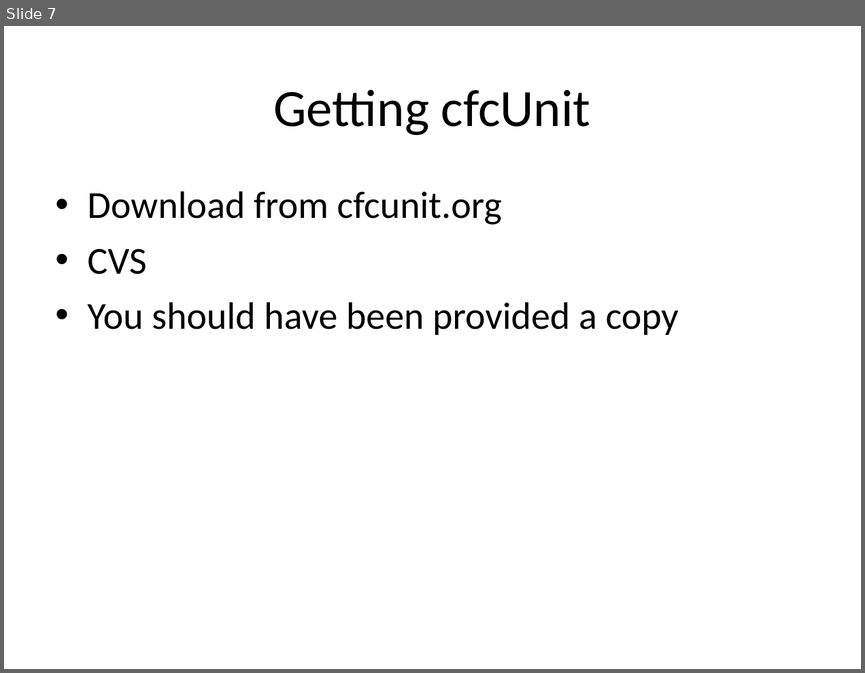
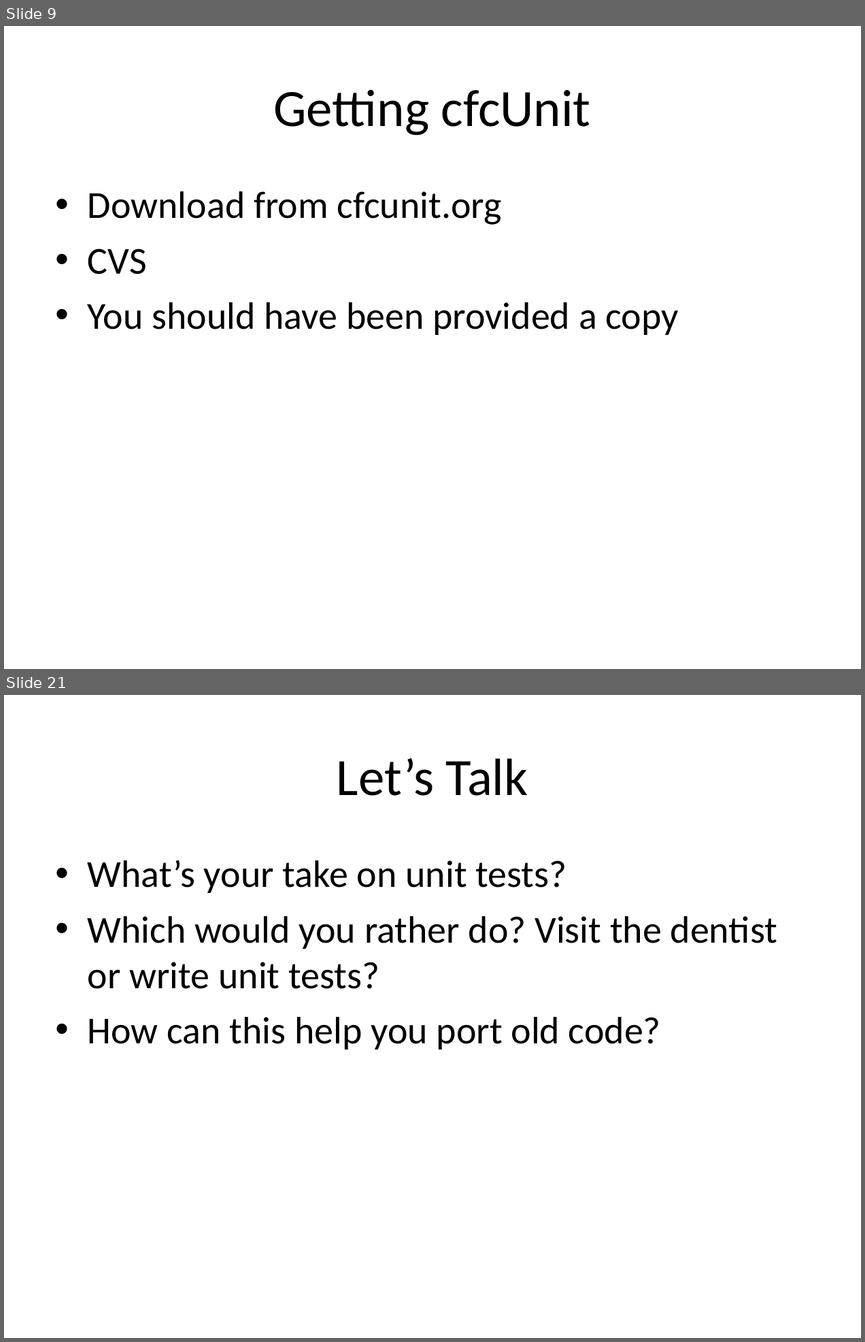
Before and after one commit to dhughes/OldPresentations, a slide deck: Trunk/Model-Glue 3 Day For Teratech/documents/CFCUnit Crash Course.ppt. Shown one above the other, each under a label of ours: slide 7 before the commit, slides 9 and 21 after it; the slides between them are not shown. The pictures are 865x673 and 865x1342 pixels, drawn with LibreOffice and Linux fonts; fonts in the diff are those of the drawing; background and template pictures are left out. Boxes give left, top, right and bottom in pixels: in the first picture for what was removed or moved away, otherwise in the second. Text is boxed around its words. In the diff, an @@ line names an element or a change of style, - is before the commit and + after.

```diff
--- a/Trunk/Model-Glue 3 Day For Teratech/documents/CFCUnit Crash Course.ppt
+++ b/Trunk/Model-Glue 3 Day For Teratech/documents/CFCUnit Crash Course.ppt
@@ slide 21 added at box(4, 695, 861, 1338), background picture (left out) @@
@@ title added at box(337, 758, 528, 796), 44 pt, text #000000 @@
+Let’s Talk
@@ text added at box(88, 860, 777, 1049), 32 pt, text #000000 @@
+• What’s your take on unit tests?
+• Which would you rather do? Visit the dentist or write unit tests?
+• How can this help you port old code?
@@ what was slide 7 is now slide 9 @@
```
Also in this commit, not shown: 2 slides changed, 11 other slides added, 2 slides removed, 6 other files.
